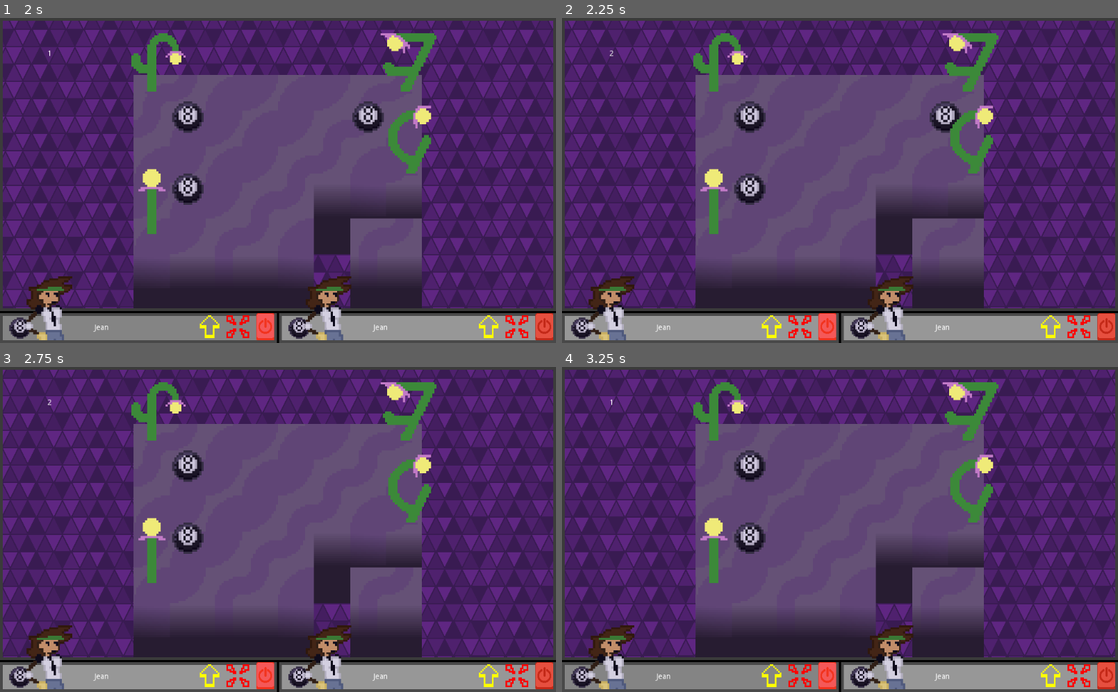
Above: before the commit, frames 1-4 (two rows, left to right).
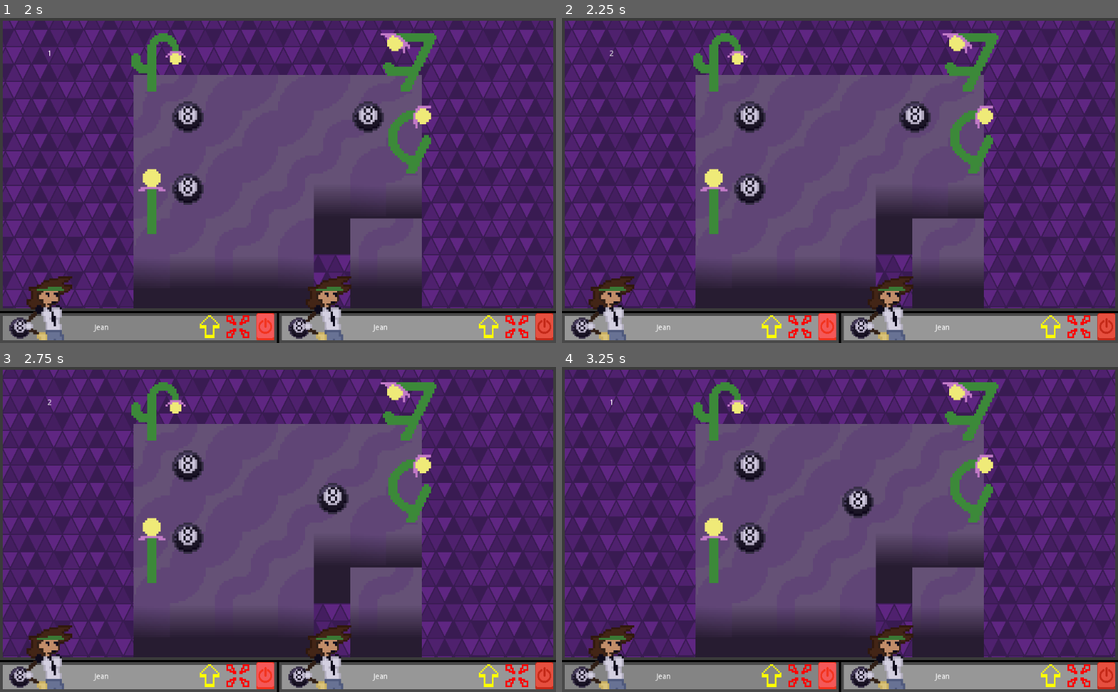
Above: after the commit, the same moments.

Repository: SomeSortOfSam/Metahedron
Game: Godot game, scene res://Scripts/Menu/Menu.tscn
The game is run twice, just before and just after one commit, with the same random seed, the same clock (stepped at 60 frames per second) and the same inputs.
Inputs (mouse positions are in pixels of both pictures, inside the frame that each line leads up to):
- Up to frame 1 (2 s): click (278, 261) at 0.5 s; click (266, 326) at 1.27 s
- Up to frame 2 (2.25 s): click (828, 326) at 2.02 s
- Up to frame 3 (2.75 s): no input
- Up to frame 4 (3.25 s): click (828, 675) at 2.77 s

Frame 1 is identical in both runs. In frame 2, 0.8% of the frame differs, in the area x 60-72%, y 25-36%; in frame 3, 0.4%; in frame 4, 0.4%.

Commit message:
FIx delta

Diff:
--- a/Scripts/Primary/Map/Instances/Person.gd
+++ b/Scripts/Primary/Map/Instances/Person.gd
@@ -30,10 +30,9 @@
 	is_evil = new_is_evil
 	cell = new_cell
 
-
 func set_cell(new_cell : Vector2):
 	if !has_moved:
-		var delta = cell - new_cell
+		var delta = new_cell - cell
 		cell = new_cell
 		has_moved = true
 		emit_signal("move",delta)
@@ -56,7 +55,7 @@
 		var damaged_cells := attack.attack(map,source.cell,direction)
 		for damaged_cell in damaged_cells:
 			if cell == damaged_cell:
-				set_health(health-1)
+				set_health(health - 1)
 
 func reset_turn(evil_turn):
 	if evil_turn == is_evil:
@@ -72,11 +71,11 @@
 func open_window():
 	emit_signal("open_window")
 
-func to_unit(map, icon) -> Unit:
+func to_unit(map, is_icon : bool) -> Unit:
 	var unit : Unit = preload("res://Scripts/Primary/Displays/Unit.tscn").instance()
 	map.tile_map.add_child(unit)
 	unit.subscribe(self,map)
-	unit.is_icon = icon
+	unit.is_icon = is_icon
 	return unit
 
 func _on_window_requesting_close():
